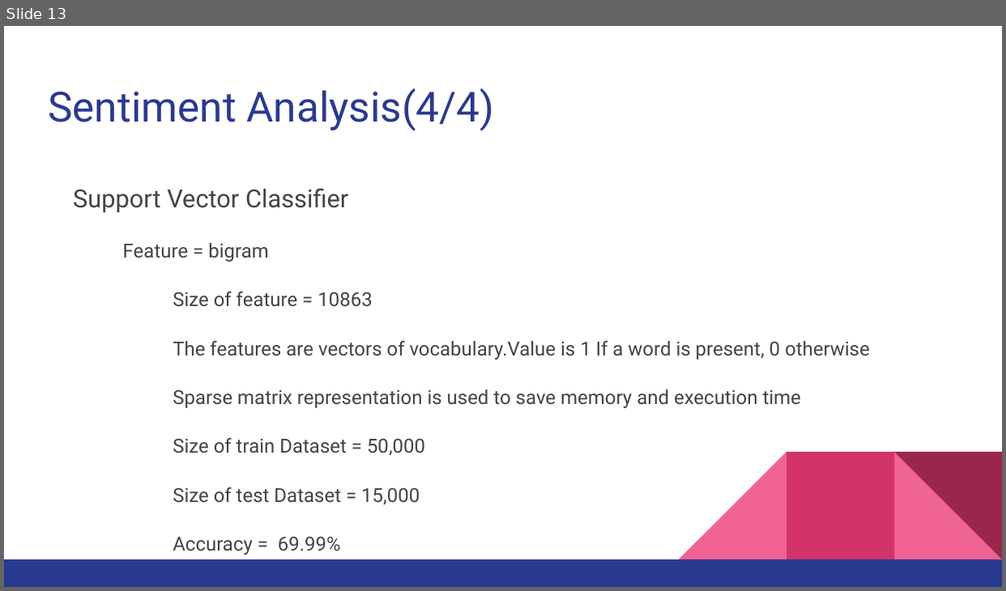
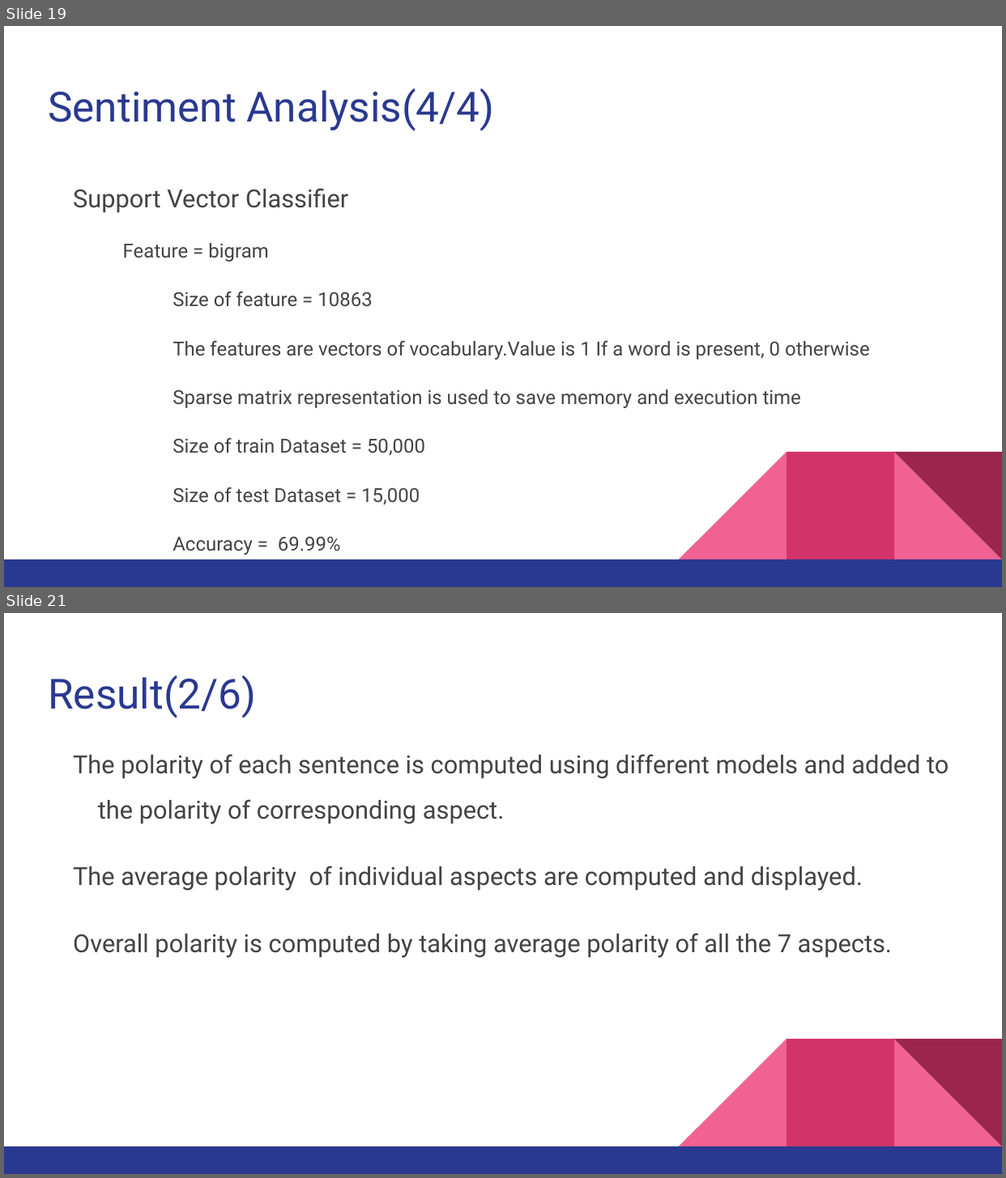
Before and after one commit to pranavshenoy/job_analysis, a slide deck: Presentation/final_presentation.pptx. Shown one above the other, each under a label of ours: slide 13 before the commit, slides 19 and 21 after it; the slides between them are not shown. The pictures are 1006x591 and 1006x1178 pixels, drawn with LibreOffice and Linux fonts; fonts in the diff are those of the drawing. Boxes give left, top, right and bottom in pixels: in the first picture for what was removed or moved away, otherwise in the second. Text is boxed around its words. In the diff, an @@ line names an element or a change of style, - is before the commit and + after.

```diff
--- a/Presentation/final_presentation.pptx
+++ b/Presentation/final_presentation.pptx
@@ slide 21 added at [4,613,1002,1174], background #FFFFFF; not listed: 5 template elements that a slide beside it also shows @@
@@ title added at [48,675,256,718], 30 pt, text #2A3990 @@
+Result(2/6)
@@ text added at [73,754,948,958], 18 pt, text #434343 @@
+The polarity of each sentence is computed using different models and added to the polarity of corresponding aspect.
+The average polarity of individual aspects are computed and displayed.
+Overall polarity is computed by taking average polarity of all the 7 aspects.
@@ what was slide 13 is now slide 19 @@
```
Also in this commit, not shown: 5 slides changed, 14 other slides added, 1 slide removed, 12 other files.
